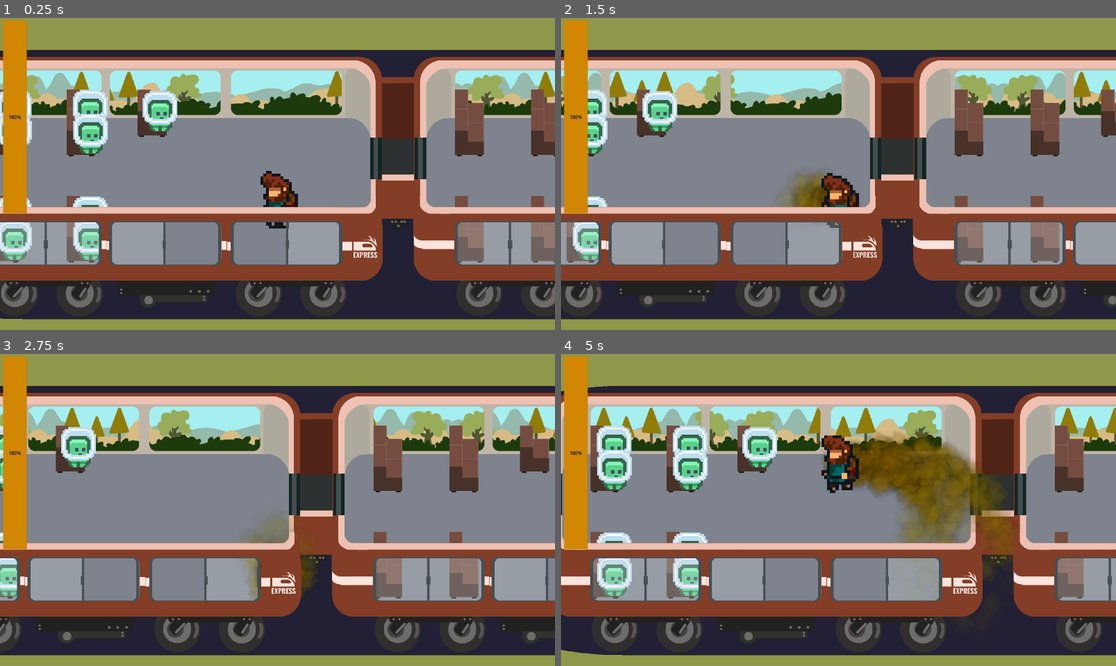
Above: before the commit, frames 1-4 (two rows, left to right).
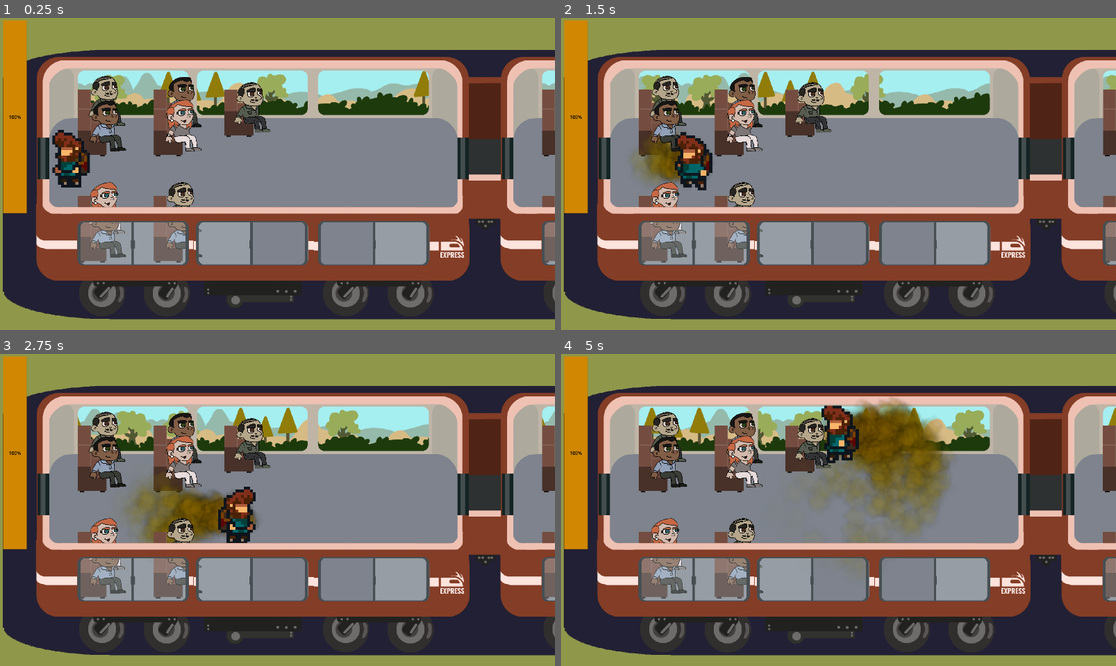
Above: after the commit, the same moments.

Repository: caiotava/Fart-Ninja
Game: Godot game, scene res://main.tscn
The game is run twice, just before and just after one commit, with the same random seed, the same clock (stepped at 60 frames per second) and the same inputs. Sound files missing from this copy of the repository are replaced by a short silence.
Inputs:
- Up to frame 1 (0.25 s): no input
- Up to frame 2 (1.5 s): tap Enter at 0.5 s; hold Right (player_right) 0.53-1.28 s; hold Space (keep) 0.53-1.28 s; hold Down (player_down) from 1.28 s (still down); tap Space (keep) at 1.35 s
- Up to frame 3 (2.75 s): release Down (player_down) at 2.03 s; hold Right (player_right) from 2.03 s (still down); hold Space (keep) from 2.03 s (still down)
- Up to frame 4 (5 s): release Right (player_right) at 2.78 s; release Space (keep) at 2.78 s; hold Up (player_up) 2.78-3.53 s; tap Space (keep) at 2.85, 4.35 s; hold Space (keep) 3.53-4.28 s; hold Left (player_left) from 3.53 s (still down)

The runs differ from the first frame. In frame 1, 41% of the frame differs, in the area x 0-100%, y 10-97%; in frame 2, 44%; in frame 3, 46%; in frame 4, 47%.
Error in both runs: Invalid access to property or key 'playing' on a base object of type 'null instance'. (res://fartbar/FartBar.gd:53)

Commit message:
feat: add new passenger assets

Diff:
--- a/passengers/animations/passenger-01.tres
+++ b/passengers/animations/passenger-01.tres
@@ -1,7 +1,24 @@
-[gd_resource type="SpriteFrames" load_steps=3 format=3 uid="uid://cgppy5hs3l4fs"]
+[gd_resource type="SpriteFrames" load_steps=8 format=3 uid="uid://cgppy5hs3l4fs"]
 
 [ext_resource type="Texture2D" uid="uid://c3mosj7uc2lgx" path="res://passengers/gfx/passenger-01-01.png" id="1_t0ski"]
 [ext_resource type="Texture2D" uid="uid://c5yaqc3xws0kd" path="res://passengers/gfx/passenger-01-02.png" id="2_571kh"]
+[ext_resource type="Texture2D" uid="uid://dsubrifkq4xc4" path="res://passengers/gfx/passenger-01.png" id="2_pl5o4"]
+
+[sub_resource type="AtlasTexture" id="AtlasTexture_mfcgm"]
+atlas = ExtResource("2_pl5o4")
+region = Rect2(0, 205, 480, 640)
+
+[sub_resource type="AtlasTexture" id="AtlasTexture_ux82w"]
+atlas = ExtResource("2_pl5o4")
+region = Rect2(480, 205, 480, 640)
+
+[sub_resource type="AtlasTexture" id="AtlasTexture_awdkk"]
+atlas = ExtResource("2_pl5o4")
+region = Rect2(960, 205, 480, 640)
+
+[sub_resource type="AtlasTexture" id="AtlasTexture_oggqk"]
+atlas = ExtResource("2_pl5o4")
+region = Rect2(1440, 205, 480, 640)
 
 [resource]
 animations = [{
@@ -15,10 +32,51 @@
 }, {
 "frames": [{
 "duration": 1.0,
-"texture": ExtResource("1_t0ski")
+"texture": SubResource("AtlasTexture_mfcgm")
 }],
 "loop": true,
 "name": &"sitting",
+"speed": 5.0
+}, {
+"frames": [{
+"duration": 1.0,
+"texture": SubResource("AtlasTexture_mfcgm")
+}, {
+"duration": 1.0,
+"texture": SubResource("AtlasTexture_ux82w")
+}, {
+"duration": 1.0,
+"texture": SubResource("AtlasTexture_awdkk")
+}, {
+"duration": 1.0,
+"texture": SubResource("AtlasTexture_oggqk")
+}],
+"loop": true,
+"name": &"sitting_all",
+"speed": 5.0
+}, {
+"frames": [{
+"duration": 1.0,
+"texture": SubResource("AtlasTexture_oggqk")
+}],
+"loop": true,
+"name": &"sitting_angry",
+"speed": 5.0
+}, {
+"frames": [{
+"duration": 1.0,
+"texture": SubResource("AtlasTexture_awdkk")
+}],
+"loop": true,
+"name": &"sitting_exclamation",
+"speed": 5.0
+}, {
+"frames": [{
+"duration": 1.0,
+"texture": SubResource("AtlasTexture_ux82w")
+}],
+"loop": true,
+"name": &"sitting_question",
 "speed": 5.0
 }, {
 "frames": [{
--- a/passengers/animations/passenger-02.tres
+++ b/passengers/animations/passenger-02.tres
@@ -1,7 +1,24 @@
-[gd_resource type="SpriteFrames" load_steps=3 format=3 uid="uid://3f8jh0gi3o8f"]
+[gd_resource type="SpriteFrames" load_steps=8 format=3 uid="uid://3f8jh0gi3o8f"]
 
 [ext_resource type="Texture2D" uid="uid://bcuw6nirqf45t" path="res://passengers/gfx/passenger-02-01.png" id="1_47qxd"]
 [ext_resource type="Texture2D" uid="uid://b3v1jcg62n62y" path="res://passengers/gfx/passenger-02-02.png" id="2_3dy3q"]
+[ext_resource type="Texture2D" uid="uid://cr2bw6176ucy7" path="res://passengers/gfx/passenger-02.png" id="3_65ih7"]
+
+[sub_resource type="AtlasTexture" id="AtlasTexture_8iym6"]
+atlas = ExtResource("3_65ih7")
+region = Rect2(0, 187, 480, 640)
+
+[sub_resource type="AtlasTexture" id="AtlasTexture_p1bf4"]
+atlas = ExtResource("3_65ih7")
+region = Rect2(480, 187, 480, 640)
+
+[sub_resource type="AtlasTexture" id="AtlasTexture_h4p3g"]
+atlas = ExtResource("3_65ih7")
+region = Rect2(960, 187, 480, 640)
+
+[sub_resource type="AtlasTexture" id="AtlasTexture_43ksx"]
+atlas = ExtResource("3_65ih7")
+region = Rect2(1440, 187, 480, 640)
 
 [resource]
 animations = [{
@@ -15,10 +32,51 @@
 }, {
 "frames": [{
 "duration": 1.0,
-"texture": ExtResource("1_47qxd")
+"texture": SubResource("AtlasTexture_8iym6")
 }],
 "loop": true,
 "name": &"sitting",
+"speed": 5.0
+}, {
+"frames": [{
+"duration": 1.0,
+"texture": SubResource("AtlasTexture_8iym6")
+}, {
+"duration": 1.0,
+"texture": SubResource("AtlasTexture_p1bf4")
+}, {
+"duration": 1.0,
+"texture": SubResource("AtlasTexture_h4p3g")
+}, {
+"duration": 1.0,
+"texture": SubResource("AtlasTexture_43ksx")
+}],
+"loop": true,
+"name": &"sitting_all",
+"speed": 5.0
+}, {
+"frames": [{
+"duration": 1.0,
+"texture": SubResource("AtlasTexture_43ksx")
+}],
+"loop": true,
+"name": &"sitting_angry",
+"speed": 5.0
+}, {
+"frames": [{
+"duration": 1.0,
+"texture": SubResource("AtlasTexture_h4p3g")
+}],
+"loop": true,
+"name": &"sitting_exclamation",
+"speed": 5.0
+}, {
+"frames": [{
+"duration": 1.0,
+"texture": SubResource("AtlasTexture_p1bf4")
+}],
+"loop": true,
+"name": &"sitting_question",
 "speed": 5.0
 }, {
 "frames": [{
--- a/passengers/animations/passenger-03.tres
+++ b/passengers/animations/passenger-03.tres
@@ -1,7 +1,24 @@
-[gd_resource type="SpriteFrames" load_steps=3 format=3 uid="uid://g7udik6y4bs1"]
+[gd_resource type="SpriteFrames" load_steps=8 format=3 uid="uid://g7udik6y4bs1"]
 
 [ext_resource type="Texture2D" uid="uid://bp2fqnu7hcafs" path="res://passengers/gfx/passenger-03-01.png" id="1_oq07s"]
+[ext_resource type="Texture2D" uid="uid://dn2whgkujbo6x" path="res://passengers/gfx/passenger-03.png" id="2_cj5ma"]
 [ext_resource type="Texture2D" uid="uid://sn7ka8tfifyo" path="res://passengers/gfx/passenger-03-02.png" id="2_j41rh"]
+
+[sub_resource type="AtlasTexture" id="AtlasTexture_6oqq1"]
+atlas = ExtResource("2_cj5ma")
+region = Rect2(0, 187, 480, 640)
+
+[sub_resource type="AtlasTexture" id="AtlasTexture_hnifh"]
+atlas = ExtResource("2_cj5ma")
+region = Rect2(480, 187, 480, 640)
+
+[sub_resource type="AtlasTexture" id="AtlasTexture_exd4g"]
+atlas = ExtResource("2_cj5ma")
+region = Rect2(960, 187, 480, 640)
+
+[sub_resource type="AtlasTexture" id="AtlasTexture_odx7k"]
+atlas = ExtResource("2_cj5ma")
+region = Rect2(1440, 187, 480, 640)
 
 [resource]
 animations = [{
@@ -15,10 +32,51 @@
 }, {
 "frames": [{
 "duration": 1.0,
-"texture": ExtResource("1_oq07s")
+"texture": SubResource("AtlasTexture_6oqq1")
 }],
 "loop": true,
 "name": &"sitting",
+"speed": 5.0
+}, {
+"frames": [{
+"duration": 1.0,
+"texture": SubResource("AtlasTexture_6oqq1")
+}, {
+"duration": 1.0,
+"texture": SubResource("AtlasTexture_hnifh")
+}, {
+"duration": 1.0,
+"texture": SubResource("AtlasTexture_exd4g")
+}, {
+"duration": 1.0,
+"texture": SubResource("AtlasTexture_odx7k")
+}],
+"loop": true,
+"name": &"sitting_all",
+"speed": 5.0
+}, {
+"frames": [{
+"duration": 1.0,
+"texture": SubResource("AtlasTexture_odx7k")
+}],
+"loop": true,
+"name": &"sitting_angry",
+"speed": 5.0
+}, {
+"frames": [{
+"duration": 1.0,
+"texture": SubResource("AtlasTexture_exd4g")
+}],
+"loop": true,
+"name": &"sitting_exclamation",
+"speed": 5.0
+}, {
+"frames": [{
+"duration": 1.0,
+"texture": SubResource("AtlasTexture_hnifh")
+}],
+"loop": true,
+"name": &"sitting_question",
 "speed": 5.0
 }, {
 "frames": [{
--- a/passengers/passenger.gd
+++ b/passengers/passenger.gd
@@ -121,7 +121,7 @@
 	if animation_sprite == null:
 		return
 
-	animation_sprite.flip_h = true
+	animation_sprite.flip_h = false
 	animation_sprite.play("sitting")
 
 func enter_alert_mode():
--- a/passengers/passenger.tscn
+++ b/passengers/passenger.tscn
@@ -10,7 +10,7 @@
 [node name="Passenger" type="CharacterBody2D" groups=["passengers"]]
 z_index = 1
 y_sort_enabled = true
-scale = Vector2(6, 6)
+scale = Vector2(0.28, 0.28)
 platform_floor_layers = 4294967040
 script = ExtResource("1_nd8ur")
 
--- a/train/carriage.gd
+++ b/train/carriage.gd
@@ -1,8 +1,12 @@
 extends Node2D
+
+@export var player : Node2D = null
+@export var main_carriage : Carriage = null
 
 # Called when the node enters the scene tree for the first time.
 func _ready():
-	pass # Replace with function body.
+	if main_carriage != null && player != null:
+		player.global_position = main_carriage.start_position.global_position
 
 # Called every frame. 'delta' is the elapsed time since the previous frame.
 func _process(delta):
--- a/train/carriage.tscn
+++ b/train/carriage.tscn
@@ -22,9 +22,11 @@
 [sub_resource type="CircleShape2D" id="CircleShape2D_s2l13"]
 radius = 30.0
 
-[node name="Carriage" type="Node2D"]
+[node name="Carriage" type="Node2D" node_paths=PackedStringArray("player", "main_carriage")]
 y_sort_enabled = true
 script = ExtResource("1_ee3qt")
+player = NodePath("Player")
+main_carriage = NodePath("Carriages/Carriage01")
 
 [node name="Camera2D" type="Camera2D" parent="."]
 position = Vector2(1461, 628)
--- a/train/carriages/carriage-01.tscn
+++ b/train/carriages/carriage-01.tscn
@@ -1,9 +1,11 @@
-[gd_scene load_steps=5 format=3 uid="uid://bpd1lcpf2cr1o"]
+[gd_scene load_steps=7 format=3 uid="uid://bpd1lcpf2cr1o"]
 
 [ext_resource type="PackedScene" uid="uid://c7aw5vl1g0kgp" path="res://train/carriage_base.tscn" id="1_qrijo"]
 [ext_resource type="PackedScene" uid="uid://7mwe3233ahmm" path="res://train/seat.tscn" id="2_6llfd"]
 [ext_resource type="PackedScene" uid="uid://b654dxpourjnt" path="res://train/seat_one_space.tscn" id="3_1ngh5"]
 [ext_resource type="PackedScene" uid="uid://bcih6li88g6a" path="res://passengers/passenger.tscn" id="3_nl3fb"]
+[ext_resource type="SpriteFrames" uid="uid://g7udik6y4bs1" path="res://passengers/animations/passenger-03.tres" id="5_n6u1b"]
+[ext_resource type="SpriteFrames" uid="uid://3f8jh0gi3o8f" path="res://passengers/animations/passenger-02.tres" id="6_666n3"]
 
 [node name="Carriage" instance=ExtResource("1_qrijo")]
 
@@ -37,24 +39,30 @@
 
 [node name="Passenger2" parent="Passengers" index="1" instance=ExtResource("3_nl3fb")]
 position = Vector2(1580, 510)
+animation_resource = ExtResource("5_n6u1b")
 
 [node name="Passenger3" parent="Passengers" index="2" instance=ExtResource("3_nl3fb")]
 position = Vector2(1580, 510)
+animation_resource = ExtResource("6_666n3")
 
 [node name="Passenger4" parent="Passengers" index="3" instance=ExtResource("3_nl3fb")]
 position = Vector2(1580, 510)
+animation_resource = ExtResource("5_n6u1b")
 
 [node name="Passenger5" parent="Passengers" index="4" instance=ExtResource("3_nl3fb")]
 position = Vector2(1580, 510)
 
 [node name="Passenger6" parent="Passengers" index="5" instance=ExtResource("3_nl3fb")]
 position = Vector2(1580, 510)
+animation_resource = ExtResource("5_n6u1b")
 
 [node name="Passenger7" parent="Passengers" index="6" instance=ExtResource("3_nl3fb")]
 position = Vector2(1580, 510)
+animation_resource = ExtResource("5_n6u1b")
 
 [node name="Passenger8" parent="Passengers" index="7" instance=ExtResource("3_nl3fb")]
 position = Vector2(1580, 510)
+animation_resource = ExtResource("6_666n3")
 
 [node name="Passenger9" parent="Passengers" index="8" instance=ExtResource("3_nl3fb")]
 position = Vector2(1580, 510)
--- a/train/seat.tscn
+++ b/train/seat.tscn
@@ -24,11 +24,11 @@
 [node name="SpacesPositions" type="Node2D" parent="."]
 
 [node name="Position1" type="Marker2D" parent="SpacesPositions"]
-position = Vector2(82, 67)
+position = Vector2(103, 42)
 gizmo_extents = 38.0
 
 [node name="Position2" type="Marker2D" parent="SpacesPositions"]
-position = Vector2(83, 149)
+position = Vector2(104, 124)
 gizmo_extents = 38.0
 
 [node name="PositionToTakeASeat" type="Marker2D" parent="."]
--- a/train/seat_one_space.tscn
+++ b/train/seat_one_space.tscn
@@ -25,7 +25,7 @@
 [node name="SpacesPositions" type="Node2D" parent="."]
 
 [node name="Position1" type="Marker2D" parent="SpacesPositions"]
-position = Vector2(79, 73)
+position = Vector2(98, 65)
 gizmo_extents = 38.0
 
 [node name="PositionToTakeASeat" type="Marker2D" parent="."]
Binary file added: assets/arts/Passenger1.png
Binary file added: assets/arts/Passenger2.png
Binary file added: passengers/gfx/passenger-01.png
Not shown, added: passengers/gfx/passenger-01.png.import
Binary file added: passengers/gfx/passenger-02.png
Not shown, added: passengers/gfx/passenger-02.png.import
Binary file added: passengers/gfx/passenger-03.png
Not shown, added: passengers/gfx/passenger-03.png.import
